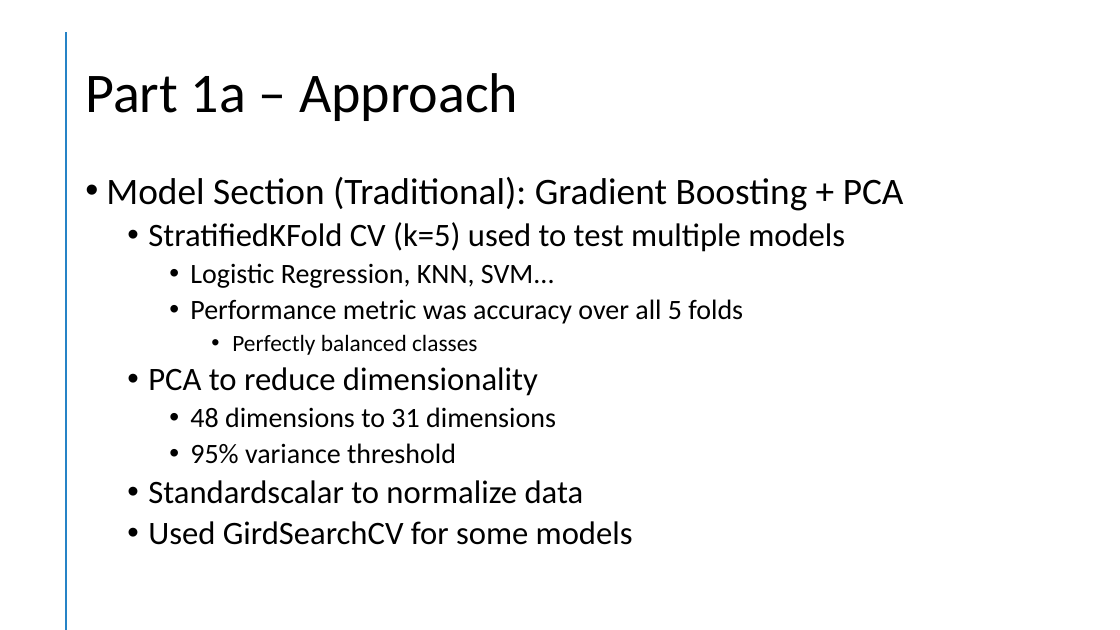
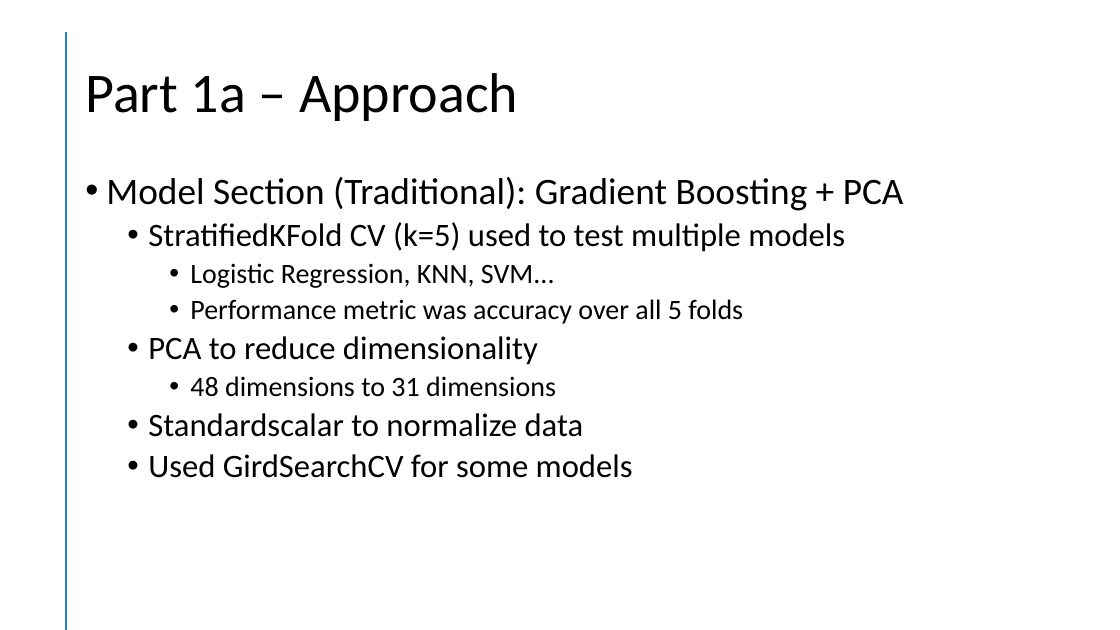
Before and after one commit to jtmilleer/aml_project, a slide deck: slide 2 of Documentation/Final Presentation.pptx. Drawn at 1120x630 pixels with LibreOffice and Linux fonts; fonts in the diff are those of the drawing. Boxes give left, top, right and bottom in pixels: in the first picture for what was removed or moved away, otherwise in the second. Text is boxed around its words. In the diff, an @@ line names an element or a change of style, - is before the commit and + after.

```diff
--- a/Documentation/Final Presentation.pptx
+++ b/Documentation/Final Presentation.pptx
@@ text at box(232, 334, 477, 355): paragraph removed @@
-      • Perfectly balanced classes
@@ text at box(190, 443, 456, 464): paragraph removed @@
-    • 95% variance threshold
```
Also in this commit, not shown: 2 other slides changed.
